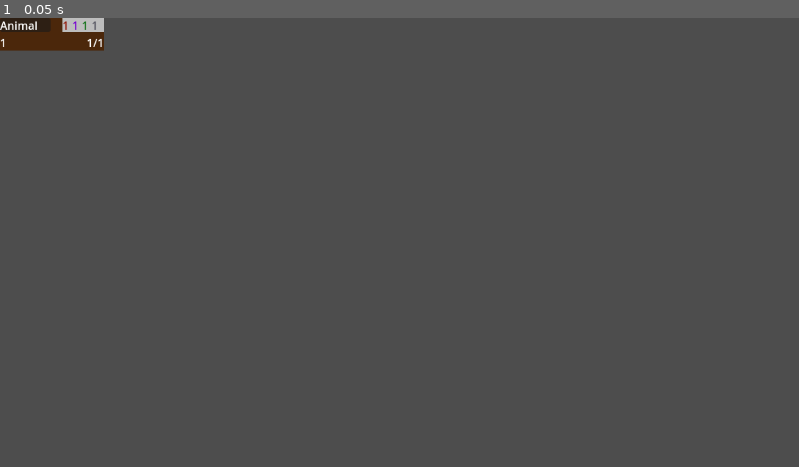
Above: before the commit, frame 1.
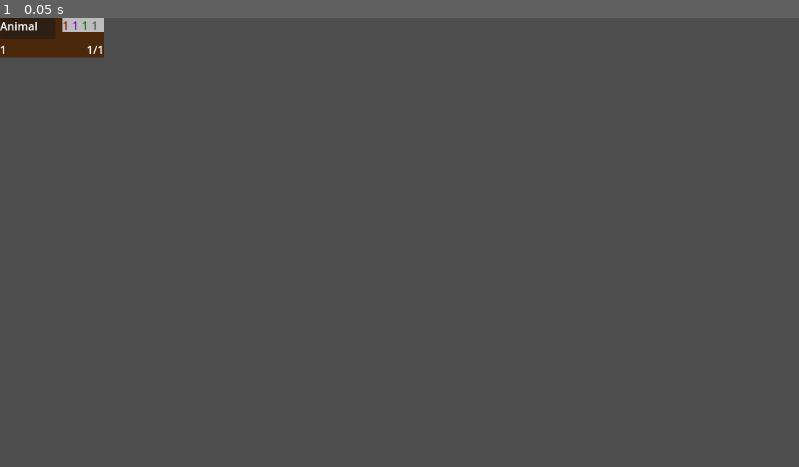
Above: after the commit, the same moment.

Repository: EVKoene/fiber
Game: Godot game, scene res://card/CardInHand.tscn
The game is run twice, just before and just after one commit, with the same random seed, the same clock (stepped at 60 frames per second) and the same inputs. This scene is started directly instead of the project's main scene.
Inputs:
- Up to frame 1 (0.05 s): no input

The runs differ from the first frame. In frame 1, 0.4% of the frame differs, in the area x 0-14%, y 0-9%.
Error in both runs: Out of bounds get index '0' (on base: 'Dictionary') (res://card/CardInHand.gd:25)

Commit message:
Add skon code

Diff:
--- /dev/null
+++ b/card/CardActionMenu.gd
@@ -0,0 +1,26 @@
+extends PanelContainer
+
+class_name CardActionMenu
+
+var action_button_scene := preload("res://card/CardActionMenuButton.tscn")
+var cip_index: int
+var card_owner_id: int
+
+
+func _ready():
+	_set_card_action_menu_buttons()
+
+
+func _set_card_action_menu_buttons() -> void:
+	var buttons_container := VBoxContainer.new()
+	add_child(buttons_container)
+	buttons_container.set_anchors_and_offsets_preset(Control.PRESET_FULL_RECT)
+	var abilities: Array = GameManager.cards_in_play[card_owner_id][cip_index].abilities
+	for b in range(len(abilities)):
+		var action_button := action_button_scene.instantiate()
+		action_button.cip_index = cip_index
+		action_button.card_owner_id = card_owner_id
+		action_button.func_text = abilities[b]["FuncText"]
+		action_button.func_index = b
+		action_button.size_flags_vertical = Control.SIZE_EXPAND_FILL
+		buttons_container.add_child(action_button)
--- /dev/null
+++ b/card/CardActionMenu.tscn
@@ -0,0 +1,13 @@
+[gd_scene load_steps=2 format=3 uid="uid://doei5o5aqs6wx"]
+
+[ext_resource type="Script" path="res://card/CardActionMenu.gd" id="1_2bgs4"]
+
+[node name="CardActionMenu" type="PanelContainer"]
+offset_right = 100.0
+offset_bottom = 100.0
+script = ExtResource("1_2bgs4")
+
+[node name="ColorRect" type="ColorRect" parent="."]
+layout_mode = 2
+mouse_filter = 2
+color = Color(0.471, 0.467, 0, 1)
--- /dev/null
+++ b/card/CardActionMenuButton.gd
@@ -0,0 +1,32 @@
+extends Button
+
+
+class_name CardMenuActionButton
+
+var cip_index: int
+var card_owner_id: int
+var func_text: String
+var func_index: int
+
+
+func _ready():
+	var label := Label.new()
+	label.set_anchors_and_offsets_preset(Control.PRESET_HCENTER_WIDE)
+	label.horizontal_alignment = HORIZONTAL_ALIGNMENT_CENTER
+	var button_font_size: int = round(MapSettings.play_space_size.x)/15
+	label.label_settings = LabelSettings.new()
+	label.label_settings.font_size = button_font_size
+	label.text = func_text
+	label.mouse_filter = Control.MOUSE_FILTER_IGNORE
+	add_child(label)
+
+
+func _on_pressed():
+	var card: CardInPlay = GameManager.cards_in_play[card_owner_id][cip_index]
+	if GameManager.resources[card_owner_id].can_pay_costs(
+		card.abilities[func_index]["AbilityCosts"]
+	):
+		card.use_ability(func_index)
+		TargetSelection.end_selecting()
+	else:
+		TargetSelection.end_selecting()
--- /dev/null
+++ b/card/CardActionMenuButton.tscn
@@ -0,0 +1,15 @@
+[gd_scene load_steps=2 format=3 uid="uid://chvymn3o2fa1j"]
+
+[ext_resource type="Script" path="res://card/CardActionMenuButton.gd" id="1_k0i25"]
+
+[node name="CardActionMenuButton" type="Button"]
+anchors_preset = 15
+anchor_right = 1.0
+anchor_bottom = 1.0
+offset_right = -1144.0
+offset_bottom = -640.0
+grow_horizontal = 2
+grow_vertical = 2
+script = ExtResource("1_k0i25")
+
+[connection signal="pressed" from="." to="." method="_on_pressed"]
--- a/card/CardDatabase.gd
+++ b/card/CardDatabase.gd
@@ -219,12 +219,13 @@
 		"CardType": Collections.card_types.UNIT,
 		"Factions": [Collections.factions.ANIMAL],
 		"Costs": {
-			Collections.factions.ANIMAL: 4, # 4
-			Collections.factions.MAGIC: 0,
-			Collections.factions.NATURE: 0,
-			Collections.factions.ROBOT: 0,
-		},
-		"Attack": 2,
+			Collections.factions.ANIMAL: 0, # 6
+			Collections.factions.MAGIC: 0,
+			Collections.factions.NATURE: 0,
+			Collections.factions.ROBOT: 0,
+		},
+		"MaxAttack": 3,
+		"MinAttack": 1,
 		"Health": 4,
 		"Movement": 1,
 		"Lord": true,
@@ -1162,8 +1163,8 @@
 			card = FollowPheromones
 		cards.FELOS_EXPEDITIONIST:
 			card = FelosExpeditionist
-		#cards.SKON_INSECT_FATHER:
-			#card = SkonInsectFather
+		cards.SKON_INSECT_FATHER:
+			card = SkonInsectFather
 		cards.STAMPEDE:
 			card = Stampede
 #
--- a/card/CardInHand.gd
+++ b/card/CardInHand.gd
@@ -172,6 +172,23 @@
 		movement = card_info["Movement"]
 	else:
 		card_range = card_info["CardRange"]
+	_set_card_text_font_size()
+
+
+func _set_card_text_font_size() -> void:
+	if !$Vbox/TopInfo/CardNameBG/CardName.label_settings:
+		$Vbox/TopInfo/CardNameBG/CardName.label_settings = LabelSettings.new()
+	var min_font: float = round(MapSettings.play_space_size.x)/22
+	var max_font: float = round(MapSettings.play_space_size.x)/13
+	var max_chars := 30
+	var font_range_diff: float = max_font - min_font
+	var font_change_per_char: float = font_range_diff/(max_chars)
+	var card_font_size: float
+	card_font_size = (
+		max_font - len(ingame_name) * font_change_per_char
+	)
+
+	$Vbox/TopInfo/CardNameBG/CardName.label_settings.font_size = card_font_size
 
 
 func _add_border() -> void:
--- a/card/CardInHand.tscn
+++ b/card/CardInHand.tscn
@@ -9,8 +9,6 @@
 
 [sub_resource type="StyleBoxFlat" id="StyleBoxFlat_c565y"]
 bg_color = Color(0.295793, 0.152218, 0.0434451, 1)
-
-[sub_resource type="LabelSettings" id="LabelSettings_1uo4r"]
 
 [sub_resource type="StyleBoxFlat" id="StyleBoxFlat_pqrmm"]
 bg_color = Color(0.741385, 0.741385, 0.741384, 1)
@@ -37,14 +35,13 @@
 
 [node name="TopInfo" type="HBoxContainer" parent="Vbox"]
 layout_mode = 2
+size_flags_vertical = 3
 mouse_filter = 2
 
 [node name="CardNameBG" type="Panel" parent="Vbox/TopInfo"]
 show_behind_parent = true
-custom_minimum_size = Vector2(70, 20)
+custom_minimum_size = Vector2(80, 30)
 layout_mode = 2
-size_flags_horizontal = 3
-size_flags_vertical = 0
 mouse_filter = 2
 
 [node name="CardName" type="Label" parent="Vbox/TopInfo/CardNameBG"]
@@ -55,7 +52,7 @@
 grow_horizontal = 2
 grow_vertical = 2
 text = "Animal"
-label_settings = SubResource("LabelSettings_1uo4r")
+autowrap_mode = 3
 
 [node name="Costs" type="Panel" parent="Vbox/TopInfo"]
 show_behind_parent = true
--- a/card/CardInPlay.gd
+++ b/card/CardInPlay.gd
@@ -2,6 +2,8 @@
 
 class_name CardInPlay
 
+
+@onready var card_action_menu_scene := preload("res://card/CardActionMenu.tscn")
 
 var card_index := 1
 var max_attack: int
@@ -36,8 +38,9 @@
 func _ready():
 	scale *= MapSettings.card_in_play_size/size
 	_load_card_properties()
-	_create_battle_stats()
-	_create_costs()
+	if !fabrication:
+		_create_battle_stats()
+		_create_costs()
 	set_position_to_play_space()
 	update_stats()
 	_add_border()
@@ -141,6 +144,11 @@
 func exhaust():
 	for p_id in GameManager.players:
 		MultiPlayerManager.exhaust_unit.rpc_id(p_id, card_owner_id, card_in_play_index)
+
+
+func use_ability(func_index: int) -> void:
+	if call(abilities[func_index]["FuncName"]):
+		GameManager.resources[card_owner_id].pay_costs(abilities[func_index]["AbilityCosts"])
 
 
 func highlight_card(show_highlight: bool):
@@ -275,14 +283,27 @@
 	GameManager.cards_in_play[card_owner_id].remove_at(card_in_play_index)
 
 
+func create_card_action_menu() -> void:
+	var ca_menu := card_action_menu_scene.instantiate()
+	TargetSelection.card_action_menu = ca_menu
+	ca_menu.cip_index = card_in_play_index
+	ca_menu.card_owner_id = card_owner_id
+	ca_menu.position = position + MapSettings.play_space_size * 0.5
+	ca_menu.size.x = MapSettings.play_space_size.x * 0.9
+	ca_menu.size.y = MapSettings.play_space_size.y / (5 - len(abilities) + 1)
+	ca_menu.z_index = 100
+	GameManager.battle_map.add_child(ca_menu)
+
+
 func _load_card_properties() -> void:
-	card_data = CardDatabase.cards_info[card_index]
-	ingame_name = card_data["InGameName"]
-	card_type= card_data["CardType"]
-	factions = card_data["Factions"]
-	lord = card_data["Lord"]
-	card_text = card_data["Text"]
-	img_path = card_data["IMGPath"]
+	if !fabrication:
+		card_data = CardDatabase.cards_info[card_index]
+		ingame_name = card_data["InGameName"]
+		card_type= card_data["CardType"]
+		factions = card_data["Factions"]
+		lord = card_data["Lord"]
+		card_text = card_data["Text"]
+		img_path = card_data["IMGPath"]
 	$CardImage.texture = load(img_path)
 	_set_card_text_visuals()
 
@@ -477,6 +498,17 @@
 
 	elif (
 		right_mouse_button_pressed
+		and card_owner_id == GameManager.player_id
+		and !exhausted
+		and len(abilities) > 0
+		and GameManager.turn_manager.turn_actions_enabled
+	):
+		TargetSelection.clear_selections()
+		TargetSelection.making_selection = true
+		create_card_action_menu()
+
+	elif (
+		right_mouse_button_pressed
 		and card_sel_for_movement
 		and GameManager.turn_manager.turn_actions_enabled
 		and card_owner_id != GameManager.player_id
--- a/card/DragNode.gd
+++ b/card/DragNode.gd
@@ -8,7 +8,7 @@
 
 
 func _get_drag_data(at_position: Vector2) -> CardInHand:
-	if !can_play_card_now():
+	if !is_playable():
 		return null
 
 	var card_preview: TextureRect = TextureRect.new()
@@ -22,7 +22,7 @@
 	return card_in_hand
 
 
-func can_play_card_now() -> bool:
+func is_playable() -> bool:
 	if card_owner_id != GameManager.player_id:
 		return false
 	if !GameManager.resources[card_owner_id].can_pay_costs(card_in_hand.costs):
--- a/card/TargetSelection.gd
+++ b/card/TargetSelection.gd
@@ -14,6 +14,7 @@
 var selecting_unit: CardInPlay
 var players_to_select_targets_from := []
 var target_play_space_options := []
+var card_action_menu: CardActionMenu
 
 var current_path: PlaySpacePath
 var play_space_arrows := []
@@ -66,6 +67,7 @@
 	clear_paths()
 	clear_arrows()
 	clear_selections()
+	clear_card_action_menu()
 
 
 func clear_selections() -> void:
@@ -89,3 +91,9 @@
 		a.queue_free()
 
 	play_space_arrows = []
+
+
+func clear_card_action_menu() -> void:
+	if card_action_menu:
+		card_action_menu.queue_free()
+		card_action_menu = null
--- /dev/null
+++ b/library/animal/card_scripts/SkonInsectFather.gd
@@ -0,0 +1,62 @@
+extends CardInPlay
+
+
+class_name SkonInsectFather
+
+
+func _init():
+	abilities = [
+		{
+			"FuncName": "create_insects",
+			"FuncText": "Create Insects",
+			"AbilityCosts": Costs.new(0, 0, 0, 0),
+		},
+	]
+
+
+func create_insects() -> bool:
+	for ps in current_play_space.adjacent_play_spaces():
+		var insect_triggered_funcs: Array = [
+			{
+				"FuncName": "frenzy",
+				"FuncArguments": {},
+			},
+			{
+				"FuncName": "damage_self",
+				"FuncArguments": {
+					"Trigger": Collections.triggers.ATTACK_FINISHED,
+					"Damage": 1
+				}
+			}
+		]
+
+		var insect_img_path = "res://library/animal/images/Insect.png"
+		if !ps.card_in_this_play_space:
+			for p_id in GameManager.players:
+				await MultiPlayerManager.create_fabrication.rpc_id(
+					p_id, card_owner_id, ps.column, ps.row, "Insect", 1, 1, 1, 1,
+					insect_triggered_funcs, insect_img_path, [Collections.factions.ANIMAL], {
+						Collections.factions.ANIMAL: 1,
+						Collections.factions.MAGIC: 0,
+						Collections.factions.NATURE: 0,
+						Collections.factions.ROBOT: 0,
+					}
+				)
+
+	exhaust()
+
+	return true
+
+
+func resolve_ability_for_ai() -> void:
+	await create_insects()
+
+
+func should_use_ability_ai() -> bool:
+	if (
+		CardHelper.n_cards_in_adjacent_play_spaces(self, TargetSelection.target_restrictions.ANY_UNITS)
+		< len(current_play_space.adjacent_play_spaces())
+	):
+		return true
+	else:
+		return false
--- a/manager/MultiPlayerManager.gd
+++ b/manager/MultiPlayerManager.gd
@@ -81,6 +81,36 @@
 	GameManager.battle_map.add_child(card)
 	GameManager.zoom_preview.reset_zoom_preview()
 	set_progress_bars()
+
+
+@rpc("any_peer", "call_local")
+func create_fabrication(
+	card_owner_id: int, column: int, row: int, ingame_name: String, max_attack: int, min_attack: int,
+	health: int, movement: int, triggered_funcs: Array, img_path: String, factions: Array,
+	costs: Dictionary,
+) -> void:
+	var fabrication = card_in_play_scene.instantiate()
+	fabrication.battle_stats = BattleStats.new(
+		max_attack, min_attack, health, movement, fabrication
+	)
+	fabrication.factions = factions
+	fabrication.ingame_name = ingame_name
+	fabrication.card_owner_id = card_owner_id
+	fabrication.column = column
+	fabrication.row = row
+	fabrication.triggered_funcs = triggered_funcs
+	fabrication.img_path = img_path
+	fabrication.fabrication = true
+	fabrication.costs = Costs.new(
+			costs[Collections.factions.ANIMAL],
+			costs[Collections.factions.MAGIC],
+			costs[Collections.factions.NATURE],
+			costs[Collections.factions.ROBOT],
+	)
+	GameManager.cards_in_play[card_owner_id].append(fabrication)
+	GameManager.battle_map.add_child(fabrication)
+
+	await get_tree().create_timer(0.1).timeout
 
 
 @rpc("any_peer", "call_local")
--- a/map/BattleMap.gd
+++ b/map/BattleMap.gd
@@ -39,7 +39,8 @@
 
 
 func _start_first_turn() -> void:
-	var first_player_id = [GameManager.p1_id, GameManager.p2_id].pick_random()
+	var first_player_id = GameManager.p1_id
+	#var first_player_id = [GameManager.p1_id, GameManager.p2_id].pick_random()
 	GameManager.turn_manager.hide_end_turn_button.rpc_id(
 		GameManager.opposing_player_id(first_player_id)
 	)
--- a/map/BattleMap.tscn
+++ b/map/BattleMap.tscn
@@ -27,6 +27,7 @@
 z_index = 99
 offset_right = 1153.0
 offset_bottom = 645.0
+mouse_filter = 2
 theme_override_styles/panel = SubResource("StyleBoxFlat_lndr4")
 
 [node name="Panel" type="Panel" parent="TextBox"]
--- a/map/PlaySpace.tscn
+++ b/map/PlaySpace.tscn
@@ -4,6 +4,7 @@
 
 [node name="PlaySpace" type="Panel"]
 custom_minimum_size = Vector2(100, 100)
+mouse_filter = 1
 script = ExtResource("1_alh3i")
 
 [connection signal="gui_input" from="." to="." method="_on_gui_input"]
--- a/player/DeckCollection.gd
+++ b/player/DeckCollection.gd
@@ -105,7 +105,7 @@
 
 var player_testing_deck: Dictionary = {
 	"Cards": {
-		cards.GOOSE: 10,
+		cards.SKON_INSECT_FATHER: 10,
 	},
 	"StartingCards": {
 		cards.GORILLA: 2,
Not shown: 1 places in card/CardInHand.tscn that only renumber resources
